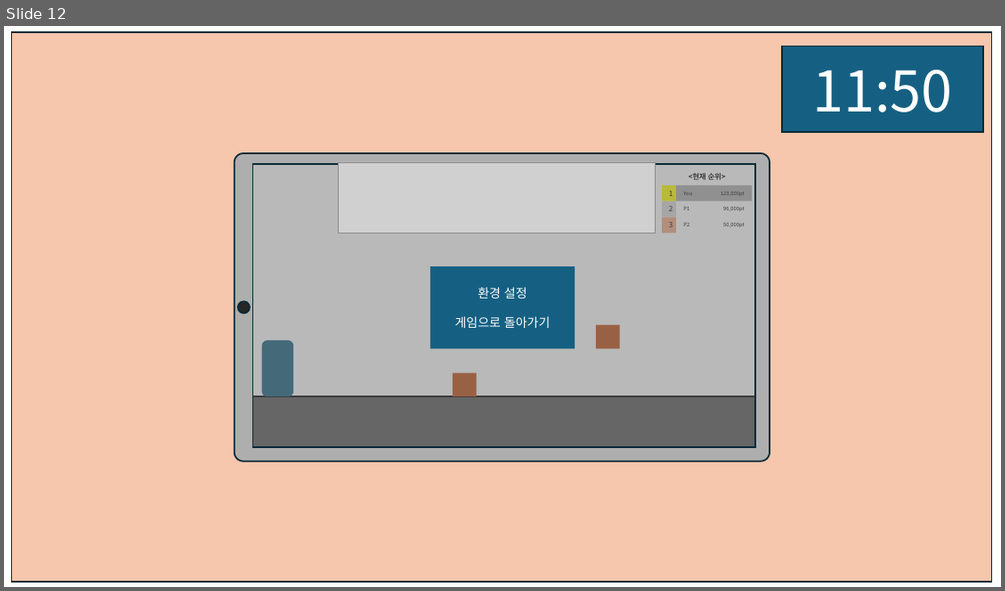
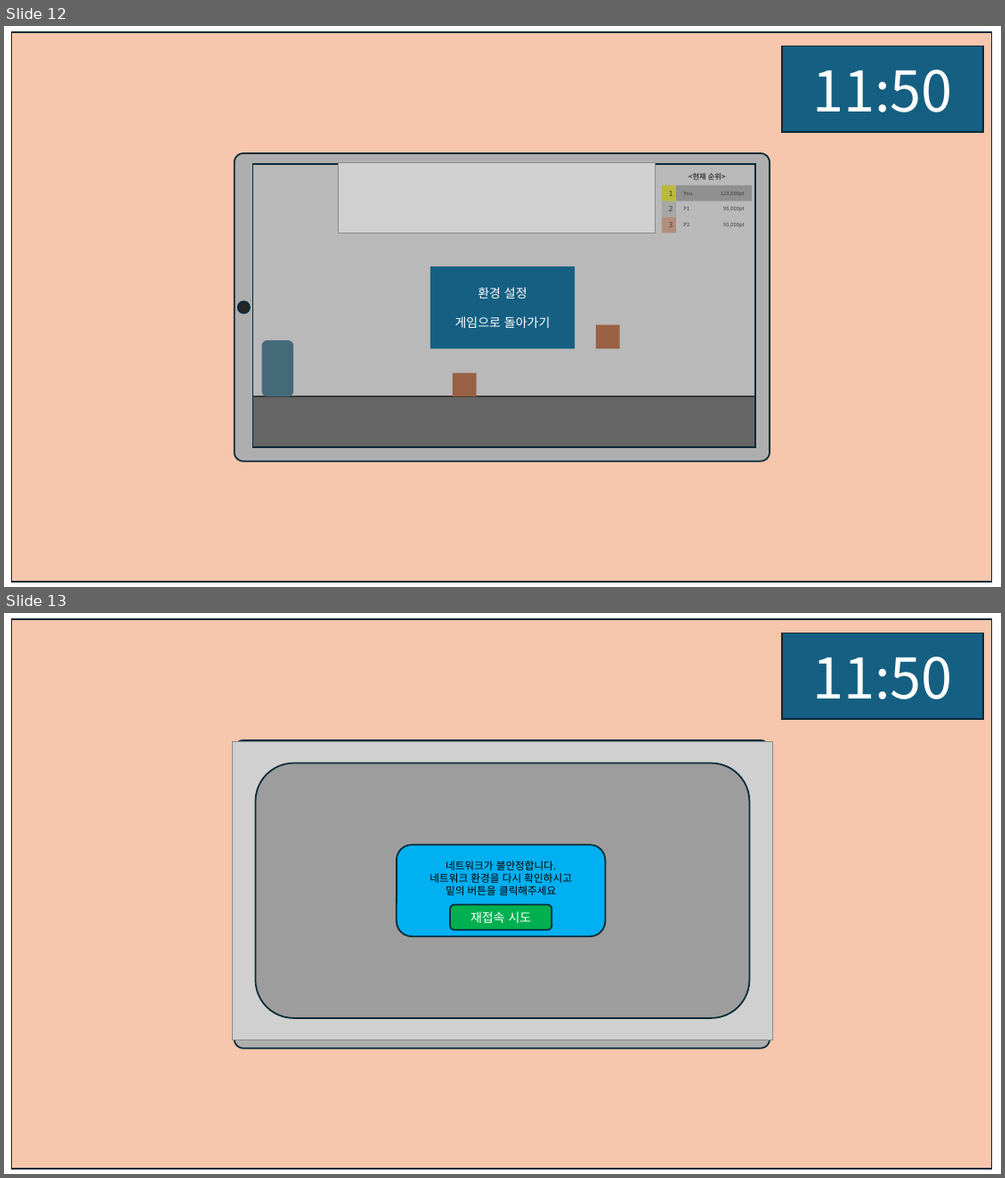
Before and after one commit to weariness00/Mandle_10Minute_Game, a slide deck: document/UI.pptx. Shown one above the other, each under a label of ours: slide 12 before the commit, slides 12 and 13 after it. The pictures are 1005x591 and 1005x1178 pixels, drawn with LibreOffice and Linux fonts; fonts in the diff are those of the drawing; grey boxes stand for pictures. Boxes give left, top, right and bottom in pixels: in the first picture for what was removed or moved away, otherwise in the second. Text is boxed around its words. In the diff, an @@ line names an element or a change of style, - is before the commit and + after.

Commit message:
20250217_기획_간단 방해 이벤트 추가
- 졸림 이벤트
- 네트워크 끊김 이벤트

```diff
--- a/document/UI.pptx
+++ b/document/UI.pptx
@@ slide 13 added at (4, 613, 1001, 1174), background #FFFFFF @@
@@ rectangle added at (11, 620, 992, 1168), fill #F6C6AD, outline #092A39 1.5 pt @@
@@ rectangle added at (783, 633, 984, 719), fill #156082, outline #092A39 1.5 pt, 54 pt, text #FFFFFF @@
+11:50
@@ picture added at (233, 742, 773, 1040) @@
@@ rounded rectangle added at (235, 740, 769, 1048), fill #AEAEAE, outline #092A39 1.5 pt @@
@@ rounded rectangle added at (255, 763, 750, 1018), fill #747474 at 55% opacity, outline #092A39 1.5 pt @@
@@ rounded rectangle added at (396, 844, 606, 937), fill #00B0F0, outline #092A39 1.5 pt, 10 pt, text #000000 @@
+네트워크가 불안정합니다.
+네트워크 환경을 다시 확인하시고
+밑의 버튼을 클릭해주세요
@@ rounded rectangle added at (451, 905, 552, 930), fill #00B050, outline #092A39 1.5 pt, 12 pt, text #FFFFFF @@
+재접속 시도
```
Also in this commit, not shown: 2 other slides added, 2 other files.
